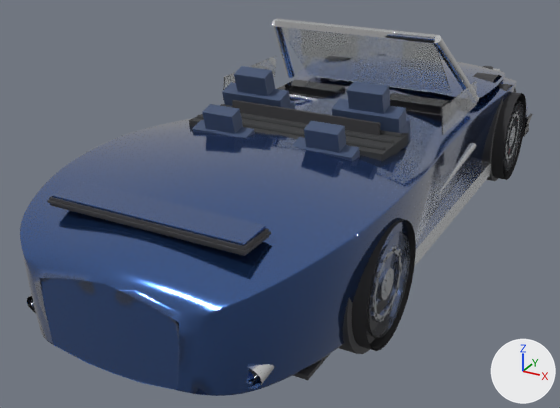
Before and after pictures for a commit that changed the glTF model public/models/Car_Bentley_Continental_GT_Speed_Phase1.glb.
Camera for both pictures: a 50 mm camera at (2.24, -4.96, 2.47) aimed at (-0.25, -0.45, 0.21). Lighting does not change. The marker at lower right points along +X, +Y and +Z. The older version comes first.

Script lines for the objects in view, before the commit:
```python
ob_geo_bentley_active_deployable_spoiler_blade = bpy.data.objects.new('GEO_BENTLEY_Active_Deployable_Spoiler_Blade', me_geo_bentley_active_deployable_spoiler_blade_mesh)
ob_geo_bentley_active_deployable_spoiler_blade.location = (0.0, 0.0, 0.0)
ob_geo_bentley_flyingwing_dashboard_fascia = bpy.data.objects.new('GEO_BENTLEY_FlyingWing_Dashboard_Fascia', me_geo_bentley_flyingwing_dashboard_fascia_mesh)
ob_geo_bentley_flyingwing_dashboard_fascia.location = (0.0, 0.0, 0.0)
ob_geo_bentley_monocoque_body_shell = bpy.data.objects.new('GEO_BENTLEY_Monocoque_Body_Shell', me_geo_bentley_monocoque_body_shell_mesh)
ob_geo_bentley_monocoque_body_shell.location = (0.0, 0.0, 0.0)
ob_geo_bentley_reinforced_aluminum_side_sills = bpy.data.objects.new('GEO_BENTLEY_Reinforced_Aluminum_Side_Sills', me_geo_bentley_reinforced_aluminum_side_sills_mesh)
ob_geo_bentley_reinforced_aluminum_side_sills.location = (0.0, 0.0, 0.0)
ob_geo_bentley_underbody_aero_belly_pan = bpy.data.objects.new('GEO_BENTLEY_Underbody_Aero_Belly_Pan', me_geo_bentley_underbody_aero_belly_pan_mesh)
ob_geo_bentley_underbody_aero_belly_pan.location = (0.0, 0.0, 0.0)
ob_geo_bentley_windshield_acoustic_glass = bpy.data.objects.new('GEO_BENTLEY_Windshield_Acoustic_Glass', me_geo_bentley_windshield_acoustic_glass_mesh)
ob_geo_bentley_windshield_acoustic_glass.location = (0.0, 0.0, 0.0)
ob_geo_bentley_windshield_header_frame = bpy.data.objects.new('GEO_BENTLEY_Windshield_Header_Frame', me_geo_bentley_windshield_header_frame_mesh)
ob_geo_bentley_windshield_header_frame.location = (0.0, 0.0, 0.0)
# also in view: 'GEO_BENTLEY_Wheelhouse_Inner_Tubs' at (0.0, -0.01, 0.38); 'GEO_BENTLEY_22in_Speed_Barrels' at (0.0, 0.0, 0.37); 'GEO_BENTLEY_Pirelli_PZero_Tires' at (0.0, 0.0, 0.37); 'GEO_BENTLEY_Cockpit_Aero_Wind_Deflector' at (0.0, -0.73, 0.86); 'GEO_BENTLEY_Bonnet_Sculpture' at (0.0, 1.48, 0.8)
```
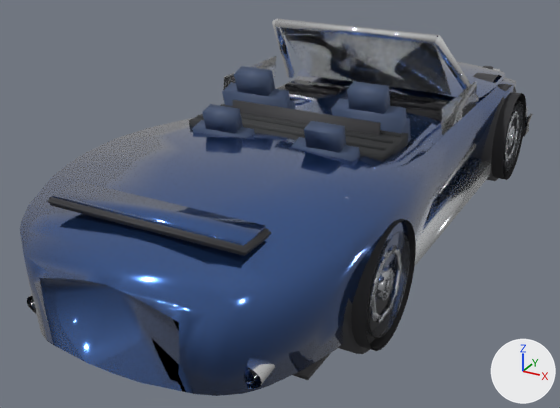
Where the newer file only moved an object's origin or applied its transform, the numbers keep the older frame.

Pixel boxes [x1, y1, x2, y2] of what changed, in the pictures (560 x 408 px):
part 1 of me_geo_bentley_active_deployable_spoiler_blade_mesh, reshaped
    both: [52, 181, 266, 246]
part 2 of me_geo_bentley_monocoque_body_shell_mesh, cut back
    before: [20, 77, 516, 396]
    after: [43, 278, 179, 386]
part 3 of me_geo_bentley_reinforced_aluminum_side_sills_mesh, deleted
    before: [414, 143, 491, 267]
part 4 of me_geo_bentley_underbody_aero_belly_pan_mesh, reshaped
    before: [293, 353, 331, 376]
    after: [293, 352, 332, 376]
part 5 of me_geo_bentley_windshield_acoustic_glass_mesh, reshaped
    both: [223, 27, 477, 135]
part 6 of me_geo_bentley_windshield_header_frame_mesh, cut back
    before: [272, 20, 479, 103]
    after: [287, 21, 438, 39]

Edits to the bpy script that builds the scene:
```text
Change me_geo_bentley_active_deployable_spoiler_blade_mesh:
    remove me_geo_bentley_active_deployable_spoiler_blade_mesh.from_pydata(...)  # 112 vertices, 216 faces; spans x -0.58..0.58, y -2.291..-2.089, z 0.863..0.907
    add me_geo_bentley_active_deployable_spoiler_blade_mesh.from_pydata(...)  # 16 vertices, 24 faces; spans x -0.58..0.58, y -2.291..-2.09, z 0.863..0.907
    me_geo_bentley_active_deployable_spoiler_blade_mesh part 1
    96 vertices are removed from x -0.58..0.58, y -2.291..-2.089, z 0.863..0.907
    216 faces are deleted
    24 new faces join them
Change me_geo_bentley_monocoque_body_shell_mesh:
    remove me_geo_bentley_monocoque_body_shell_mesh.from_pydata(...)  # 3186 vertices, 6344 faces; spans x -0.98..0.98, y -2.59..2.26, z 0.11..0.92
    add me_geo_bentley_monocoque_body_shell_mesh.from_pydata(...)  # 347 vertices, 662 faces; spans x -0.98..0.98, y -2.59..2.26, z 0.11..0.92
    me_geo_bentley_monocoque_body_shell_mesh part 2: 3 vertices moved within x 0.07, y -2.59, z 0.67; 2839 vertices removed from x -0.98..0.98, y -2.59..2.26, z 0.11..0.92
Change me_geo_bentley_reinforced_aluminum_side_sills_mesh:
    remove me_geo_bentley_reinforced_aluminum_side_sills_mesh.from_pydata(...)  # 280 vertices, 544 faces; spans x -0.9..0.9, y -0.98..0.98, z 0.16..0.52
    add me_geo_bentley_reinforced_aluminum_side_sills_mesh.from_pydata(...)  # 72 vertices, 128 faces; spans x -0.9..0.9, y -0.97..0.97, z 0.16..0.52
    me_geo_bentley_reinforced_aluminum_side_sills_mesh part 3: 104 vertices removed from x 0.76..0.9, y -0.98..0.98, z 0.16..0.52
    other edits to the shape of me_geo_bentley_reinforced_aluminum_side_sills_mesh do not show in these pictures
Change me_geo_bentley_underbody_aero_belly_pan_mesh:
    remove me_geo_bentley_underbody_aero_belly_pan_mesh.from_pydata(...)  # 280 vertices, 540 faces; spans x -0.82..0.82, y -2.1..2.05, z 0.1..0.14
    add me_geo_bentley_underbody_aero_belly_pan_mesh.from_pydata(...)  # 40 vertices, 60 faces; spans x -0.82..0.82, y -2.1..2.05, z 0.1..0.14
    me_geo_bentley_underbody_aero_belly_pan_mesh part 4
    240 vertices are removed from x -0.82..0.82, y -2.1..2.05, z 0.1..0.14
    527 faces are deleted
    47 new faces join them
Change me_geo_bentley_windshield_acoustic_glass_mesh:
    remove me_geo_bentley_windshield_acoustic_glass_mesh.from_pydata(...)  # 168 vertices, 324 faces; spans x -0.85..0.85, y -0.24..0.72, z 0.85..1.37
    add me_geo_bentley_windshield_acoustic_glass_mesh.from_pydata(...)  # 24 vertices, 36 faces; spans x -0.85..0.85, y -0.24..0.72, z 0.85..1.37
    me_geo_bentley_windshield_acoustic_glass_mesh part 5
    144 vertices are removed from x -0.85..0.85, y -0.24..0.72, z 0.85..1.37
    320 faces are deleted
    32 new faces join them
Change me_geo_bentley_windshield_header_frame_mesh:
    remove me_geo_bentley_windshield_header_frame_mesh.from_pydata(...)  # 272 vertices, 532 faces; spans x -0.82..0.82, y 0.15..0.74, z 0.82..1.4
    add me_geo_bentley_windshield_header_frame_mesh.from_pydata(...)  # 80 vertices, 148 faces; spans x -0.82..0.82, y 0.15..0.74, z 0.82..1.4
    me_geo_bentley_windshield_header_frame_mesh part 6: 2 vertices moved within x -0.62..0.62, y 0.21, z 1.4; 192 vertices removed from x -0.82..0.82, y 0.15..0.74, z 0.82..1.4
```
